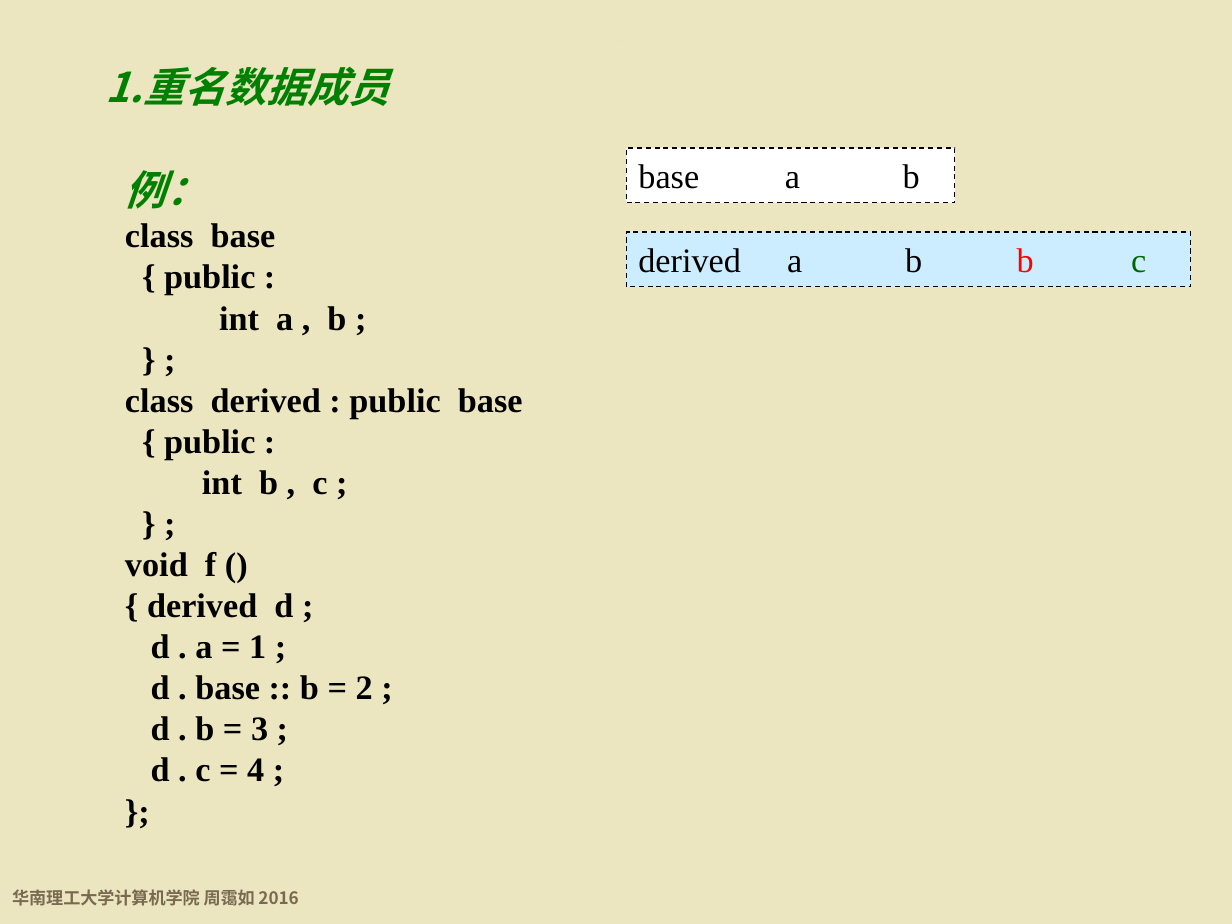
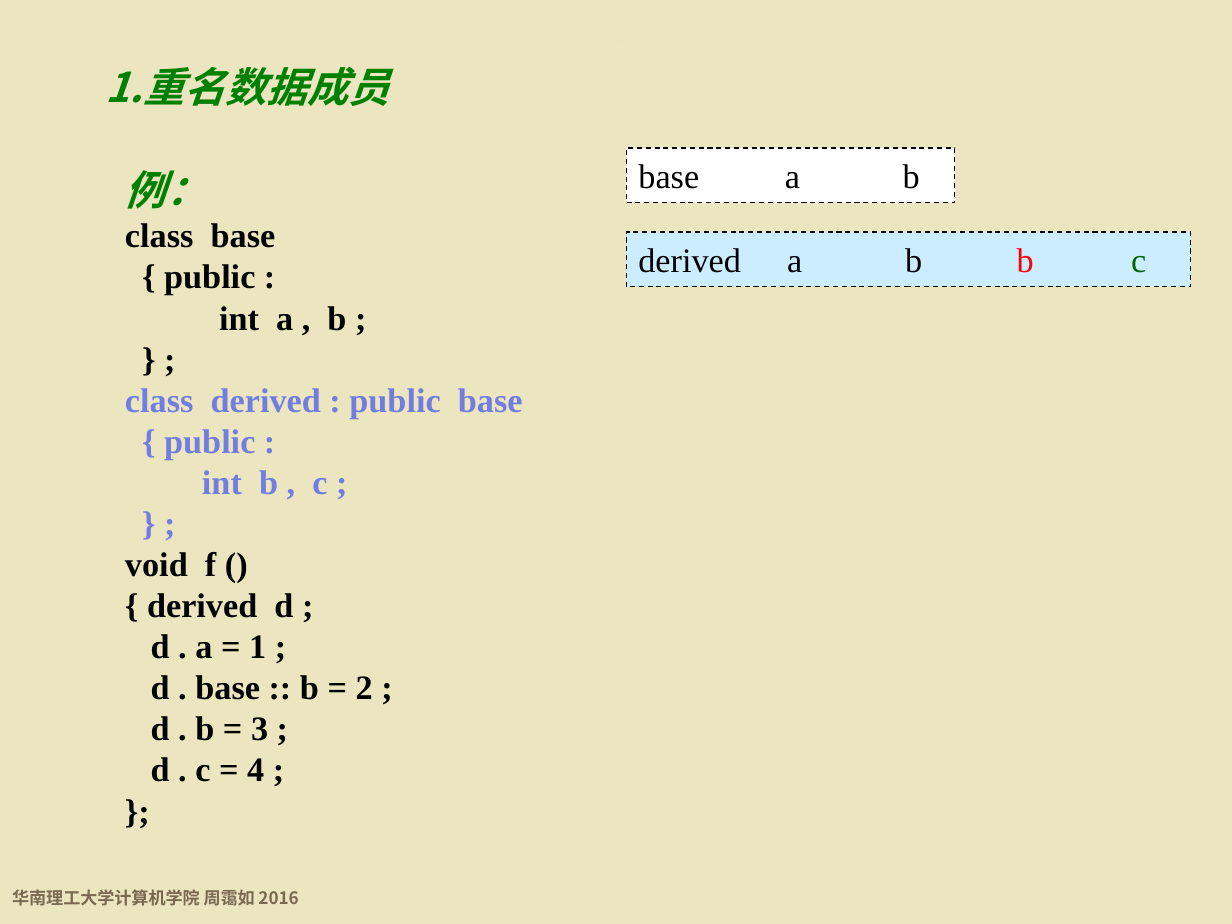
Before and after one commit to wwuhn/wwuhn.github.io, a slide deck: slide 39 of bookspcClassic/C++程序设计基础（第5版）周霭如/8-继承.pptx. Drawn at 1232x924 pixels with LibreOffice and Linux fonts; fonts in the diff are those of the drawing; background and template pictures are left out. Boxes give left, top, right and bottom in pixels: in the first picture for what was removed or moved away, otherwise in the second. Text is boxed around its words. In the diff, an @@ line names an element or a change of style, - is before the commit and + after.

```diff
--- a/bookspcClassic/C++程序设计基础（第5版）周霭如/8-继承.pptx
+++ b/bookspcClassic/C++程序设计基础（第5版）周霭如/8-继承.pptx
@@ text at (x1=125, y1=388, x2=523, y2=494): text colour #000000 to #727DE0 in "class derived : public base", "{ public :", "int b , c ;", "} ;" @@
```
Also in this commit, not shown: 10 other slides changed.
